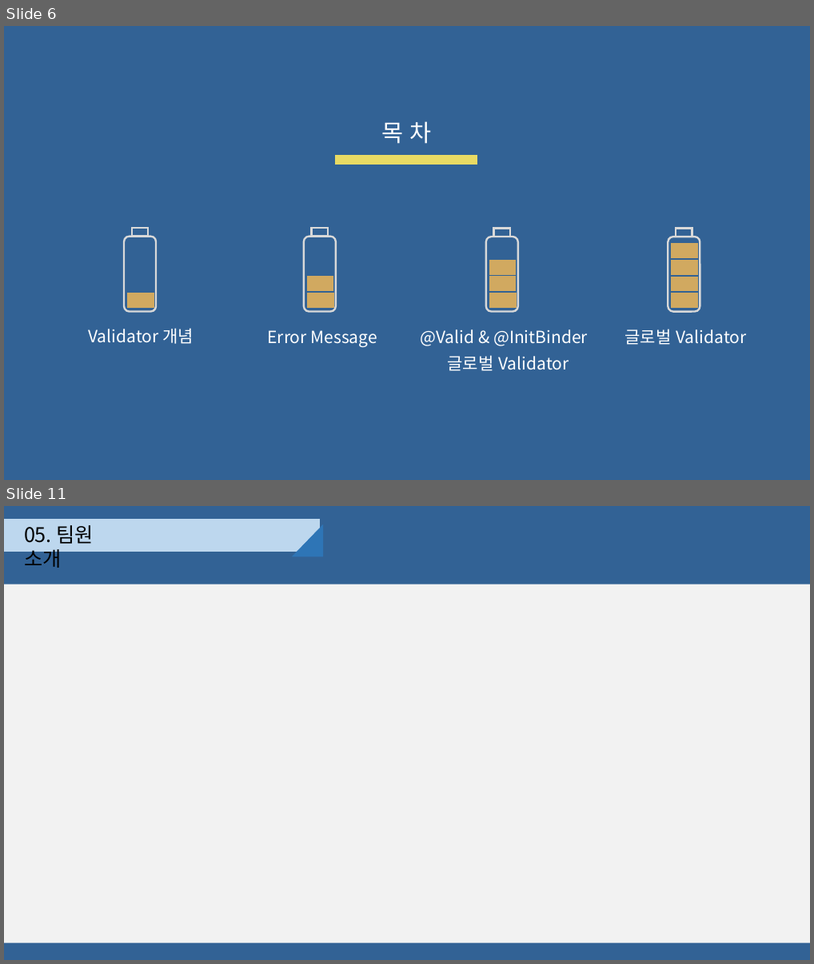
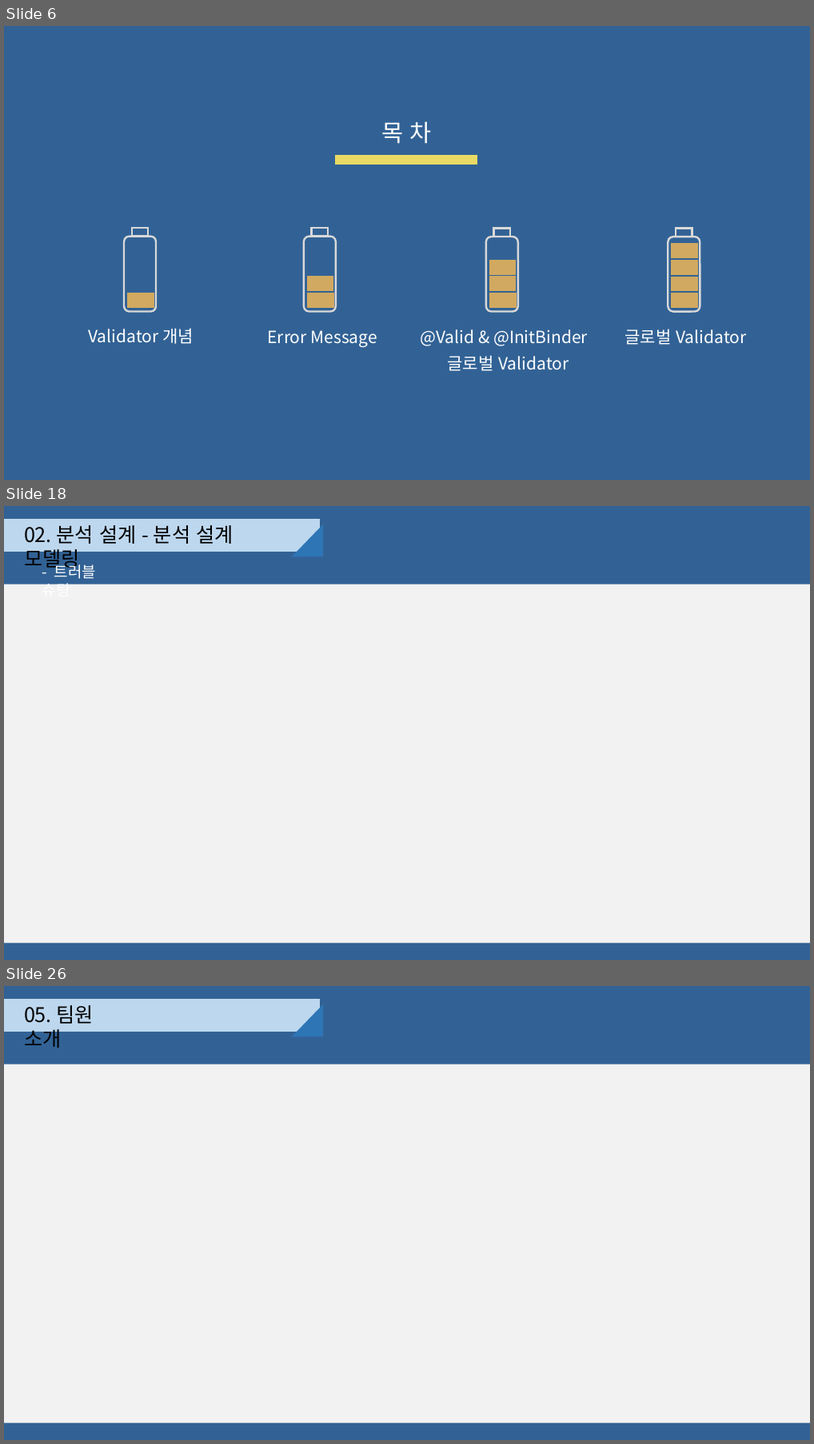
Before and after one commit to djyoon956/OWL_Refactoring, a slide deck: 4조/발표영상 및 PPT/OWL.pptx. Shown one above the other, each under a label of ours: slides 6 and 11 before the commit, slides 6, 18 and 26 after it; the slides between them are not shown. The pictures are 814x964 and 814x1444 pixels, drawn with LibreOffice and Linux fonts; fonts in the diff are those of the drawing. Boxes give left, top, right and bottom in pixels: in the first picture for what was removed or moved away, otherwise in the second. Text is boxed around its words. In the diff, an @@ line names an element or a change of style, - is before the commit and + after.

```diff
--- a/4조/발표영상 및 PPT/OWL.pptx
+++ b/4조/발표영상 및 PPT/OWL.pptx
@@ slide 18 added at [4, 506, 810, 960], background #326295 @@
@@ rectangle added at [4, 520, 319, 552], fill #BDD7EE, outline #BDD7EE 1 pt @@
@@ text added at [24, 525, 233, 572], 24 pt, text #000000 @@
+02. 분석 설계 - 분석 설계 모델링
@@ right triangle added at [292, 524, 323, 557], fill #2E75B6 @@
@@ text added at [42, 562, 96, 584], 18 pt, text #FFFFFF @@
+- 트러블 슈팅
@@ rectangle added at [4, 584, 810, 943], fill #F2F2F2 @@
@@ what was slide 11 is now slide 26 @@
```
Also in this commit, not shown: 4 slides changed, 14 other slides added.
